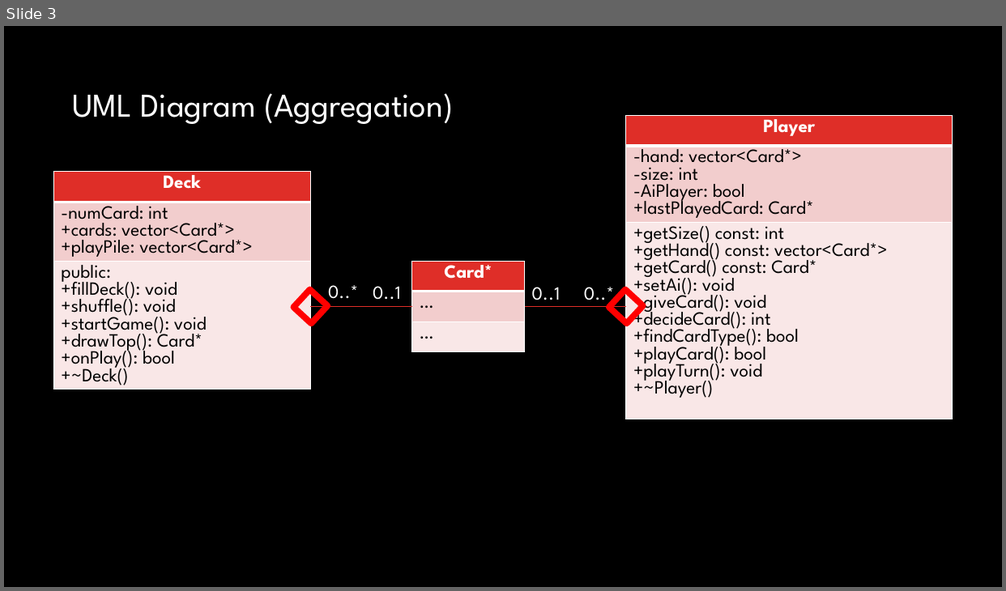
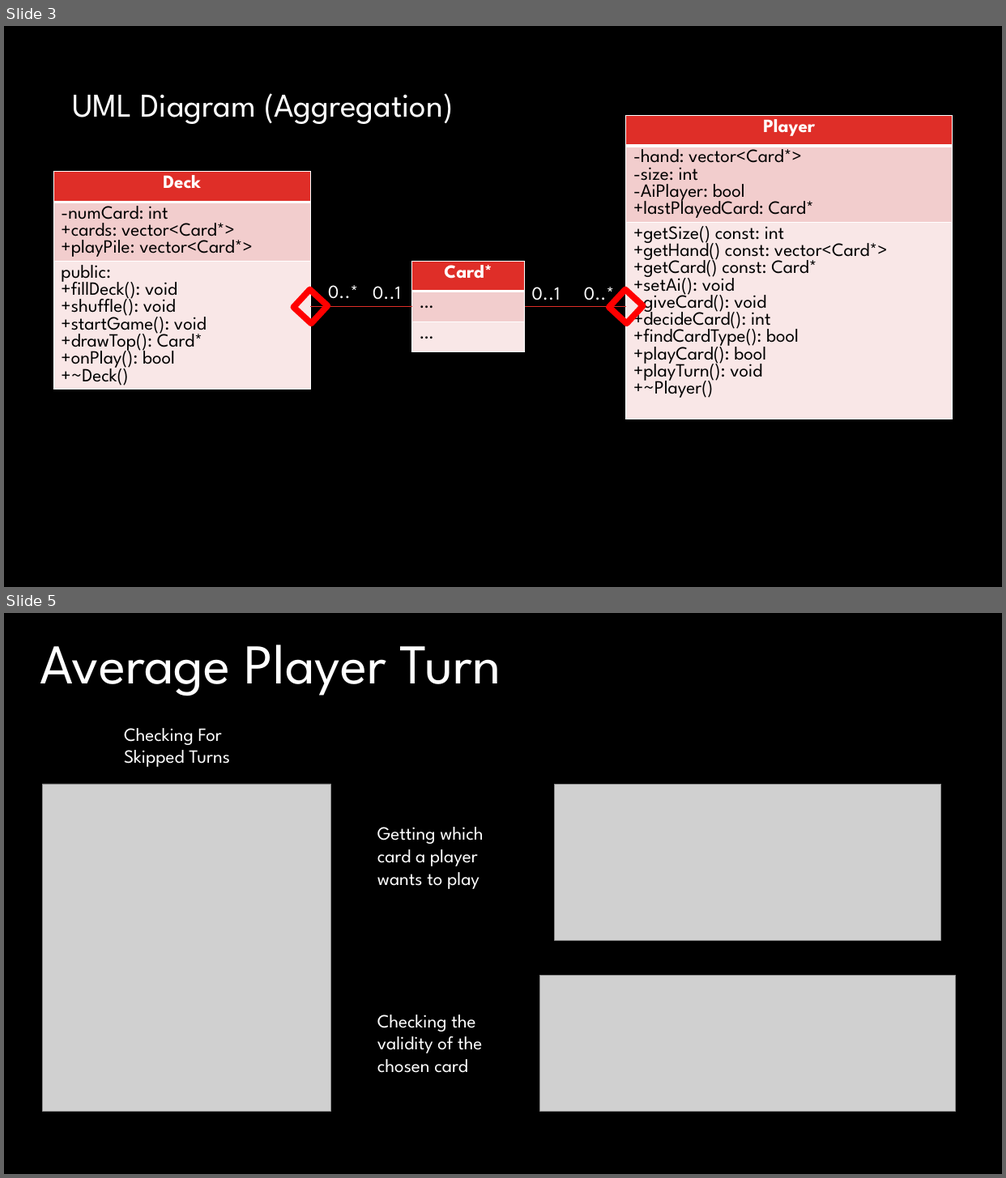
Before and after one commit to ESDunlap/Final-Project-Uno, a slide deck: UNO UML Presentation.pptx. Shown one above the other, each under a label of ours: slide 3 before the commit, slides 3 and 5 after it; the slides between them are not shown. The pictures are 1006x591 and 1006x1178 pixels, drawn with LibreOffice and Linux fonts; fonts in the diff are those of the drawing; grey boxes stand for pictures; background and template pictures are left out. Boxes give left, top, right and bottom in pixels: in the first picture for what was removed or moved away, otherwise in the second. Text is boxed around its words. In the diff, an @@ line names an element or a change of style, - is before the commit and + after.

Commit message:
Updated Presentation

```diff
--- a/UNO UML Presentation.pptx
+++ b/UNO UML Presentation.pptx
@@ slide 5 added at [4,613,1002,1174], background #000000 @@
@@ text added at [40,645,501,696], 54 pt, text #FFFFFF @@
+Average Player Turn
@@ text added at [124,728,230,767], 18 pt, text #FFFFFF @@
+Checking For Skipped Turns
@@ picture added at [42,784,330,1112] @@
@@ picture added at [554,784,941,940] @@
@@ text added at [377,827,484,889], 18 pt, text #FFFFFF @@
+Getting which card a player wants to play
@@ picture added at [540,975,956,1112] @@
@@ text added at [377,1015,482,1073], 18 pt, text #FFFFFF @@
+Checking the validity of the chosen card
```
Also in this commit, not shown: 3 other slides added.
